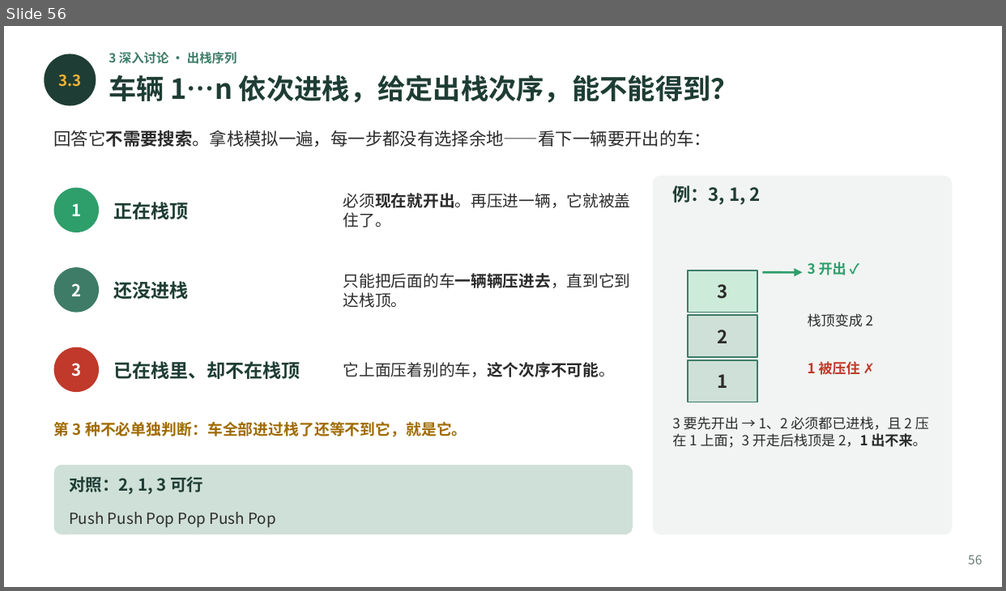
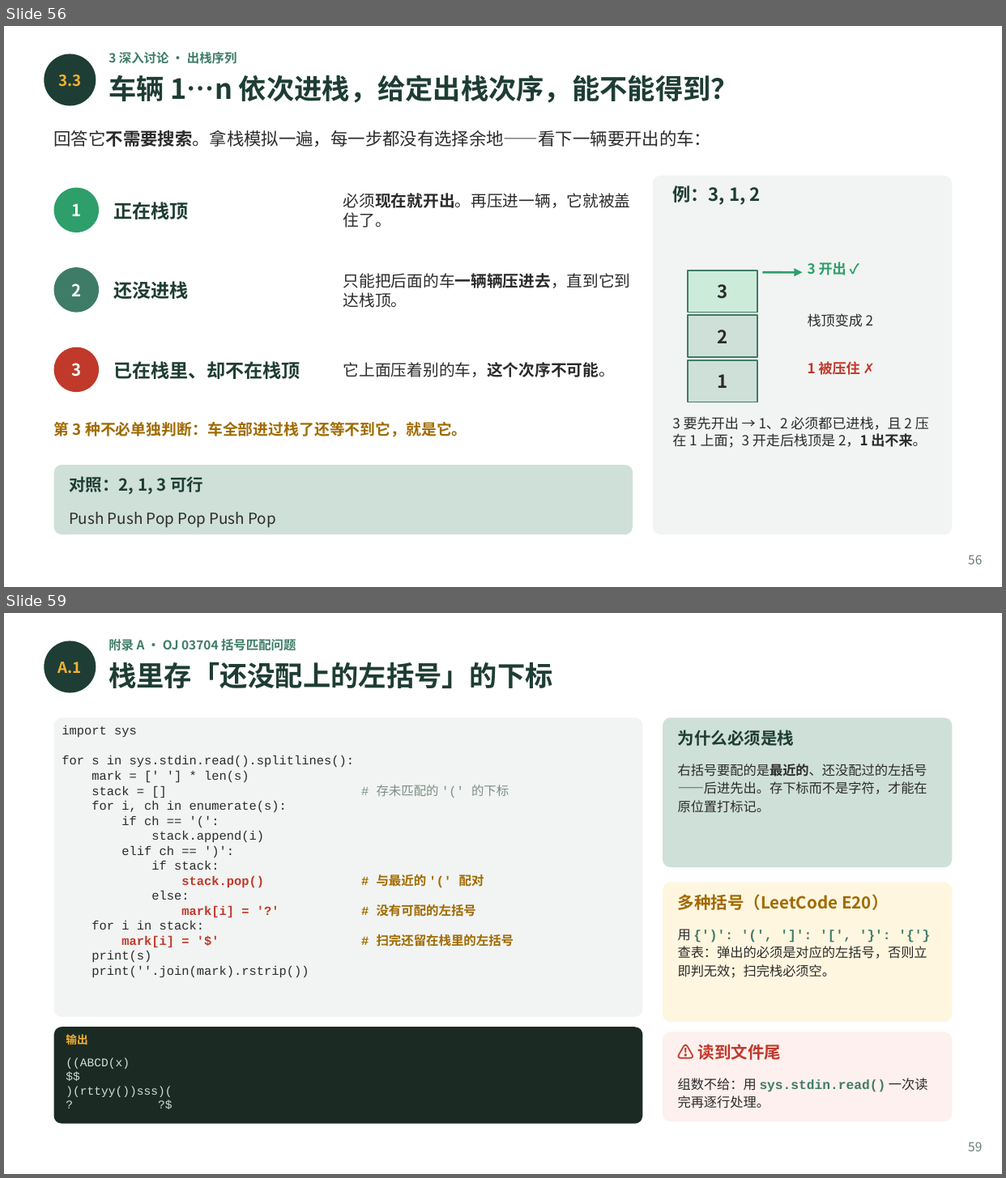
Before and after one commit to GMyhf/2026fall-cs201, a slide deck: courseware/202609_DSA_03_Stack_Queue.pptx. Shown one above the other, each under a label of ours: slide 56 before the commit, slides 56 and 59 after it; the slides between them are not shown. The pictures are 1006x591 and 1006x1178 pixels, drawn with LibreOffice and Linux fonts; fonts in the diff are those of the drawing. Boxes give left, top, right and bottom in pixels: in the first picture for what was removed or moved away, otherwise in the second. Text is boxed around its words. In the diff, an @@ line names an element or a change of style, - is before the commit and + after.

```diff
--- a/courseware/202609_DSA_03_Stack_Queue.pptx
+++ b/courseware/202609_DSA_03_Stack_Queue.pptx
@@ slide 59 added at [4,613,1002,1174], background #FFFFFF @@
@@ ellipse added at [44,641,96,693], fill #1E3D34 @@
@@ text added at [108,639,296,651], 9 pt, text #3E7C68, bold @@
+附录 A · OJ 03704 括号匹配问题
@@ text added at [58,662,82,673], 11 pt, text #F2B134, bold @@
+A.1
@@ text added at [108,662,552,688], 20 pt, text #1E3D34, bold @@
+栈里存「还没配上的左括号」的下标
@@ rounded rectangle added at [54,717,642,1017], fill #F1F4F2 @@
@@ text added at [62,726,514,978], 9 pt, text #2B2B2B @@
+import sys
+for s in sys.stdin.read().splitlines():
+mark = [' '] * len(s)
+stack = [] # 存未匹配的 '(' 的下标
+for i, ch in enumerate(s):
+if ch == '(':
+stack.append(i)
+elif ch == ')':
+if stack:
+stack.pop() # 与最近的 '(' 配对
+else:
+mark[i] = '?' # 没有可配的左括号
+for i in stack:
+mark[i] = '$' # 扫完还留在栈里的左括号
+print(s)
+print(''.join(mark).rstrip())
@@ rounded rectangle added at [663,717,952,867], fill #CFE0D8 @@
@@ text added at [678,730,795,746], 12 pt, text #1E3D34, bold @@
+为什么必须是栈
@@ text added at [678,764,927,813], 9.5 pt, text #2B2B2B @@
+右括号要配的是最近的、还没配过的左括号——后进先出。存下标而不是字符，才能在原位置打标记。
@@ rounded rectangle added at [663,883,952,1022], fill #FFF6E0 @@
@@ text added at [678,894,889,910], 12 pt, text #A06A00, bold @@
+多种括号（LeetCode E20）
@@ text added at [678,929,927,978], 9.5 pt, text #2B2B2B @@
+用 {')': '(', ']': '[', '}': '{'} 查表：弹出的必须是对应的左括号，否则立即判无效；扫完栈必须空。
@@ rounded rectangle added at [54,1027,642,1124], fill #1B2B24 @@
@@ text added at [66,1034,87,1045], 8 pt, text #F2B134, bold @@
+输出
@@ rounded rectangle added at [663,1032,952,1122], fill #FDF0EE @@
@@ text added at [698,1044,782,1060], 12 pt, text #C0392B, bold @@
+⚠ 读到文件尾
@@ text added at [66,1058,172,1097], 8.5 pt, text #CFE0D8 @@
+((ABCD(x)
+$$
+)(rttyy())sss)(
+? ?$
@@ text added at [678,1078,928,1109], 9.5 pt, text #2B2B2B @@
+组数不给：用 sys.stdin.read() 一次读完再逐行处理。
@@ text added at [968,1142,982,1152], 9 pt, text #6B7B74 @@
+59
```
Also in this commit, not shown: 2 slides changed, 5 other slides added, 2 other files.
